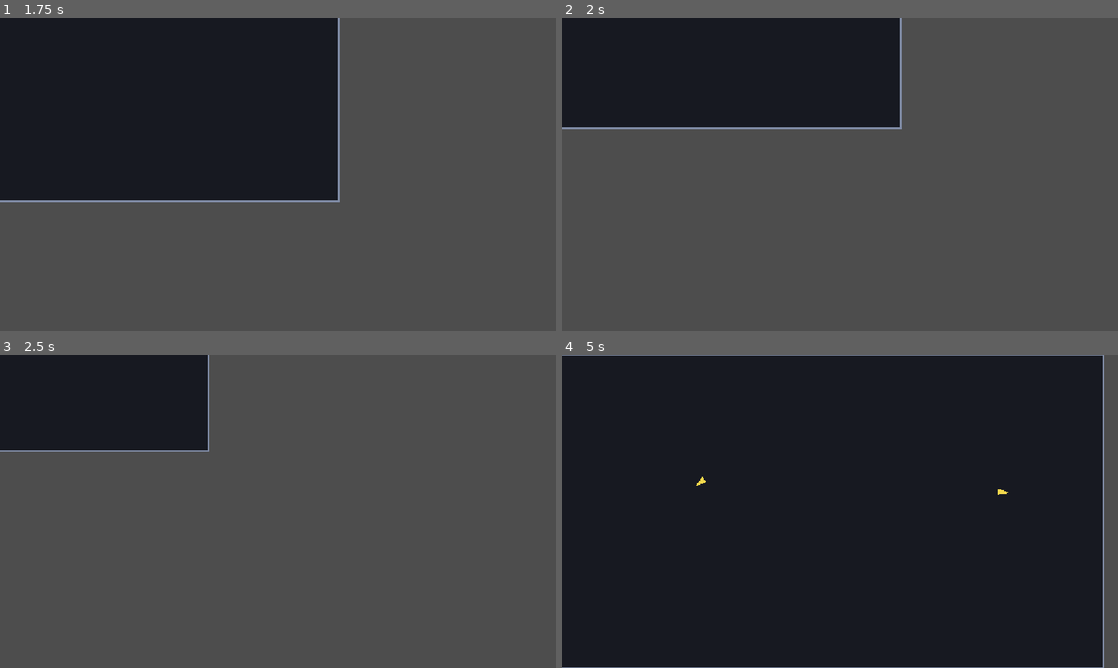
Above: before the commit, frames 1-4 (two rows, left to right).
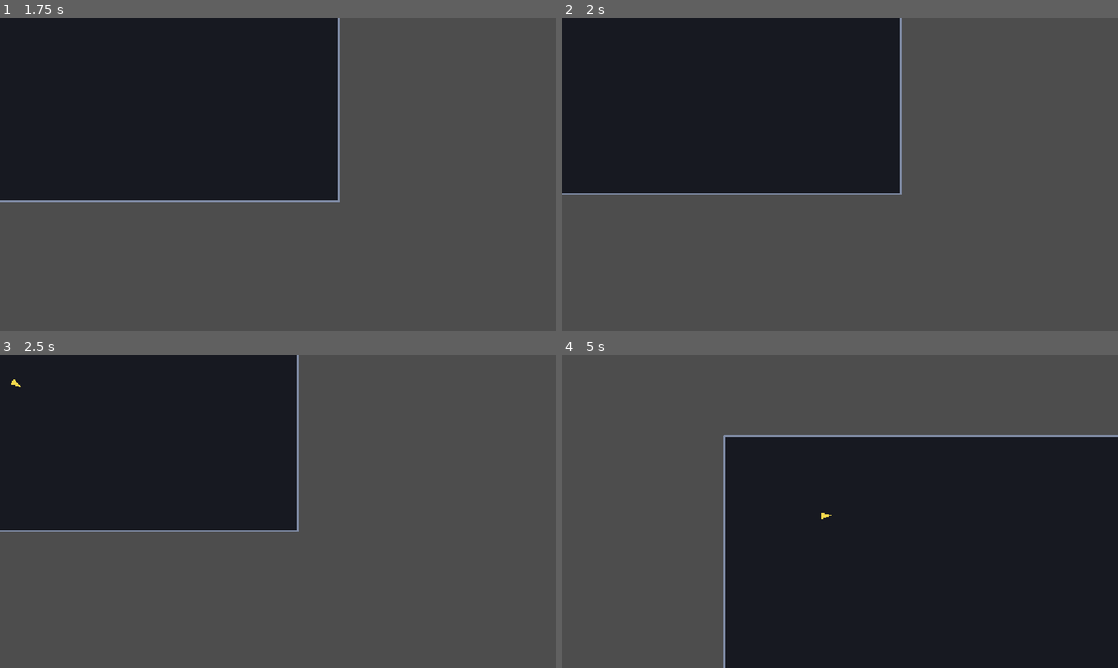
Above: after the commit, the same moments.

Repository: CasualShrub/arrow-head
Game: Godot game, scene res://scenes/level.tscn
The game is run twice, just before and just after one commit, with the same random seed, the same clock (stepped at 60 frames per second) and the same inputs.
Inputs (mouse positions are in pixels of both pictures, inside the frame that each line leads up to):
- Up to frame 1 (1.75 s): tap Enter (ui_accept) at 0.5, 0.77, 1.52 s; move the mouse to (400, 158) at 0.52 s; hold Right (ui_right) 0.53-1.28 s; move the mouse to (166, 190) at 1.27 s; hold Down (ui_down) from 1.28 s (still down)
- Up to frame 2 (2 s): keep holding Down (ui_down)
- Up to frame 3 (2.5 s): move the mouse to (333, 442) at 2.02 s; release Down (ui_down) at 2.03 s; hold Right (ui_right) from 2.03 s (still down)
- Up to frame 4 (5 s): move the mouse to (812, 574) at 2.77 s; release Right (ui_right) at 2.78 s; hold Up (ui_up) 2.78-3.53 s; tap Enter (ui_accept) at 3.02, 3.77, 4.52 s; move the mouse to (1006, 558) at 3.52 s; hold Left (ui_left) from 3.53 s (still down); move the mouse to (673, 464) at 4.27 s

Frame 1 is identical in both runs. In frame 2, 13% of the frame differs, in the area x 0-62%, y 34-57%; in frame 3, 19%; in frame 4, 49%, in the area x 0-100%, y 0-100%.

Commit message:
make arrows actually stick

Diff:
--- a/scenes/player.tscn
+++ b/scenes/player.tscn
@@ -8,7 +8,8 @@
 radius = 25.0
 
 [node name="Player" type="CharacterBody2D" unique_id=508579643 node_paths=PackedStringArray("input", "health")]
-collision_mask = 0
+collision_layer = 1
+collision_mask = 4
 script = ExtResource("1_3vyb7")
 input = NodePath("Input")
 health = NodePath("Health")
--- a/scripts/arrow.gd
+++ b/scripts/arrow.gd
@@ -90,6 +90,12 @@
 	%Collider.set_deferred("disabled", false)
 	set_physics_process(true)
 
+func stick(host: Node2D) -> void:
+	set_physics_process(false)
+	velocity = Vector2.ZERO
+	%Collider.set_deferred("disabled", true)
+	reparent.call_deferred(host)
+
 func deactivate() -> void:
 	set_physics_process(false)
 	velocity = Vector2.ZERO
--- a/scripts/embedded_arrow.gd
+++ b/scripts/embedded_arrow.gd
@@ -14,7 +14,7 @@
 func is_firing_enabled() -> bool:
 	return _can_fire
 
-func get_sector() -> bool:
+func get_sector() -> int:
 	return _sector
 
 func change_sector(sector: int) -> void:
--- a/scripts/player.gd
+++ b/scripts/player.gd
@@ -20,7 +20,7 @@
 		if value < 0: value = 0
 		_update_collider(%HurtCollider, value)
 		hurt_radius = value
-@export var sector_count := 5
+@export var sector_count := 4
 @export var sector_centered := false
 
 signal hit(arrow: Arrow, sector: int)
@@ -86,9 +86,24 @@
 	for embedded in _sectors:
 		embedded.enable_firing()
 
+func clear_embedded() -> void:
+	var freed := {}
+	for embedded in _sectors:
+		if not embedded or freed.has(embedded):
+			continue
+		freed[embedded] = true
+		var arrow := embedded.get_arrow()
+		if arrow:
+			arrow.queue_free()
+		embedded.queue_free()
+	_setup_sectors()
+
 func get_hit(arrow: Arrow) -> void:
-	var sector := get_sector(arrow.position)
-	if not try_embed_arrow(arrow, sector):
+	var sector := get_sector(arrow.global_position - global_position)
+	if try_embed_arrow(arrow, sector):
+		arrow.stick(self)
+	else:
+		arrow.queue_free()
 		die()
 	hit.emit(arrow, sector)
 
@@ -110,7 +125,9 @@
 func fire(arrow: Arrow) -> void:
 	if not arrow: return
 	%FireDebounce.start()
-	arrow.activate(position, Vector2(), _PLAYER_TEAM)
+	if arrow.get_parent() != get_tree().current_scene:
+		arrow.reparent(get_tree().current_scene)
+	arrow.activate(global_position, _facing, _PLAYER_TEAM)
 	fired.emit(arrow)
 
 func is_dead() -> bool:
@@ -118,6 +135,8 @@
 
 func die() -> void:
 	_dead = true
+	print("You died!")
+	clear_embedded()
 	died.emit()
 
 func _physics_process(delta: float) -> void:
